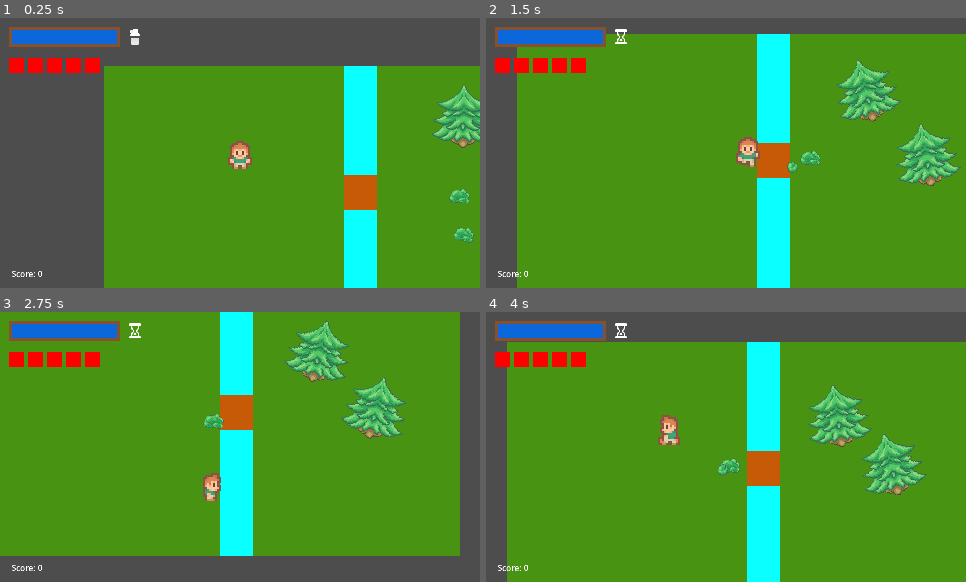
Above: before the commit, frames 1-4 (two rows, left to right).
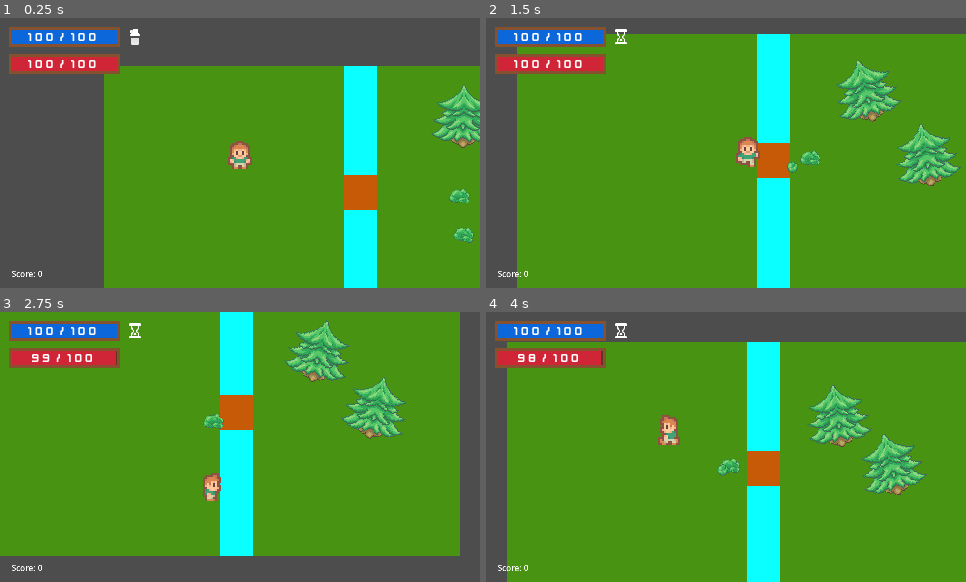
Above: after the commit, the same moments.

Repository: AndrewwAM/Project_KESS
Game: Godot game, scene res://levels/maps/patio.tscn
Same seed, same stepped clock (60 frames per second), same inputs: the game is played once before the commit and once after it.
Inputs (mouse positions are in pixels of both pictures, inside the frame that each line leads up to):
- Up to frame 1 (0.25 s): no input
- Up to frame 2 (1.5 s): move the mouse to (831, 139) at 0.52 s; hold D (player_move_right) 0.53-1.28 s; hold Right mouse button (shoot_alt) 0.53-1.28 s; move the mouse to (630, 166) at 1.27 s; hold S (player_move_down) from 1.28 s (still down); click (630, 166) at 1.35 s
- Up to frame 3 (2.75 s): move the mouse to (288, 387) at 2.02 s; release S (player_move_down) at 2.03 s; hold D (player_move_right) from 2.03 s (still down); hold Right mouse button (shoot_alt) from 2.03 s (still down)
- Up to frame 4 (4 s): move the mouse to (702, 501) at 2.77 s; release D (player_move_right) at 2.78 s; release Right mouse button (shoot_alt) at 2.78 s; hold W (player_move_up) 2.78-3.53 s; click (702, 501) at 2.85 s; move the mouse to (870, 487) at 3.52 s; hold A (player_move_left) from 3.53 s (still down); hold Right mouse button (shoot_alt) from 3.53 s (still down)

The runs differ from the first frame. In frame 1, 1.9% of the frame differs, in the area x 1-25%, y 5-21%; in frame 2, 1.9%; in frame 3, 1.9%; in frame 4, 1.9%.

Commit message:
barras de vida  y de agua

Diff:
--- a/entities/player/player.gd
+++ b/entities/player/player.gd
@@ -1,6 +1,6 @@
 extends CharacterBody2D
 
-@export var life: float = 100.0
+@export var max_health: float = 100.0
 @export var speed: float = 150.0
 @onready var camera: Camera2D = $Camera2D
 
@@ -18,6 +18,9 @@
 
 var last_direction: String = "down"
 var is_shooting: bool = false
+var current_health: float = max_health
+
+signal health_changed(current_health: float, max_health: float)
 
 func _process(_delta: float) -> void:
 	is_shooting = Input.is_action_pressed("shoot_main")
@@ -75,9 +78,11 @@
 		return "left"
 
 func take_damage(amount: float) -> void:
-	life -= amount
-	print("Player took damage, life now: ", life)
-	if life <= 0:
+	current_health -= amount
+
+	emit_signal("health_changed", current_health, max_health)
+
+	if current_health <= 0:
 		GameManager.trigger_game_over()
 		hide()
 		set_physics_process(false)
--- a/ui/hud.gd
+++ b/ui/hud.gd
@@ -3,16 +3,19 @@
 @export var cone_icon: Texture2D
 @export var laser_icon: Texture2D
 @export var changing_mode_icon: Texture2D
-
 @onready var mode_icon_rect: TextureRect = $WaterBar/ModeIcon
 
-# Cuántos corazones tiene el jugador como máximo
-const MAX_HEALTH = 5
+@onready var health_bar: ProgressBar = $HealthBar/ProgressBar
+@onready var health_label: Label = $HealthBar/HealthLabel
+
+@onready var water_bar: ProgressBar = $WaterBar/ProgressBar
+@onready var water_label: Label = $WaterBar/WaterLabel
 
 func _ready() -> void:
 	# Inicializar valores visuales con los valores actuales del GameManager
-	$WaterBar/ProgressBar.max_value = GameManager.water_max
-	$WaterBar/ProgressBar.value = GameManager.water_amount
+	water_bar.max_value = GameManager.water_max
+	water_bar.value = GameManager.water_amount
+	water_label.text = str(int(GameManager.water_amount)) + " / " + str(int(GameManager.water_max))
 	$Score.text = "Score: " + str(GameManager.score)
 
 	GameManager.score_changed.connect(_on_score_changed)
@@ -29,22 +32,23 @@
 
 	_on_mode_changed(chorro.current_mode, chorro.is_switching)
 
+	player.health_changed.connect(_on_health_changed)
+	_on_health_changed(player.current_health, player.max_health)
 
 # Se ejecuta cada vez que GameManager emite water_changed
 func _on_water_changed(new_amount: float) -> void:
-	$WaterBar/ProgressBar.value = new_amount
+	water_bar.value = new_amount
+	water_label.text = str(int(new_amount)) + " / " + str(int(GameManager.water_max))
 
 # Se ejecuta cada vez que GameManager emite score_changed
 func _on_score_changed(new_score: int) -> void:
 	$Score.text = "Score: " + str(new_score)
 
 # Se ejecuta cada vez que GameManager emite health_changed
-func _on_health_changed(new_health: int) -> void:
-	# Recorre los 5 corazones y muestra u oculta según la vida actual
-	for i in range(MAX_HEALTH):
-		# get_child(i) obtiene el hijo número i del HBoxContainer
-		var heart = $Health.get_child(i)
-		heart.visible = i < new_health
+func _on_health_changed(current_health: float, max_health: float) -> void:
+	health_bar.value = current_health
+	health_bar.max_value = max_health
+	health_label.text = str(int(current_health)) + " / " + str(int(max_health))
 
 func _on_mode_changed(new_mode: int, is_switching: bool) -> void:
 	if is_switching:
--- a/ui/hud.tscn
+++ b/ui/hud.tscn
@@ -4,9 +4,23 @@
 [ext_resource type="Texture2D" uid="uid://dqflle1ltr82p" path="res://entities/player/cone_icon.png" id="2_546lt"]
 [ext_resource type="Texture2D" uid="uid://b3yta1lsto00n" path="res://entities/player/laser_icon.png" id="3_7ihmi"]
 [ext_resource type="Texture2D" uid="uid://p3uikft7tbr5" path="res://entities/player/changing_mode_icon.png" id="4_7ihmi"]
+[ext_resource type="FontFile" uid="uid://5yutc0plivp" path="res://ui/fonts/Kenney Future Narrow.ttf" id="5_en2x2"]
+
+[sub_resource type="StyleBoxFlat" id="StyleBoxFlat_en2x2"]
+bg_color = Color(0.36, 0.2196, 0.12600002, 1)
 
 [sub_resource type="StyleBoxFlat" id="StyleBoxFlat_wh2we"]
 bg_color = Color(0.047058824, 0.40784314, 0.85490197, 1)
+
+[sub_resource type="LabelSettings" id="LabelSettings_q43x7"]
+font = ExtResource("5_en2x2")
+font_size = 13
+
+[sub_resource type="StyleBoxFlat" id="StyleBoxFlat_q43x7"]
+bg_color = Color(0.36078432, 0.21960784, 0.1254902, 1)
+
+[sub_resource type="StyleBoxFlat" id="StyleBoxFlat_1v5rv"]
+bg_color = Color(0.81, 0.14580001, 0.21221992, 1)
 
 [node name="Hud" type="Node2D" unique_id=360316666]
 script = ExtResource("1_0mwgc")
@@ -24,40 +38,9 @@
 mouse_filter = 2
 metadata/_edit_use_anchors_ = true
 
-[node name="background" type="ColorRect" parent="WaterBar" unique_id=1891489357]
+[node name="Background" type="ColorRect" parent="WaterBar" unique_id=1891489357]
 layout_mode = 0
 offset_right = 111.0
-offset_bottom = 20.0
-color = Color(0.17641911, 0.17641908, 0.17641908, 1)
-metadata/_edit_use_anchors_ = true
-
-[node name="ColorRect" type="ColorRect" parent="WaterBar" unique_id=1881814091]
-layout_mode = 0
-offset_right = 3.0
-offset_bottom = 20.0
-color = Color(0.52156866, 0.31764707, 0.18039216, 1)
-metadata/_edit_use_anchors_ = true
-
-[node name="ColorRect" type="ColorRect" parent="WaterBar/ColorRect" unique_id=635471442]
-layout_mode = 0
-offset_left = 108.0
-offset_right = 111.0
-offset_bottom = 20.0
-color = Color(0.51992935, 0.31875002, 0.1809732, 1)
-metadata/_edit_use_anchors_ = true
-
-[node name="ColorRect3" type="ColorRect" parent="WaterBar" unique_id=121213428]
-layout_mode = 0
-offset_left = 3.0
-offset_right = 108.0
-offset_bottom = 3.0
-color = Color(0.52156866, 0.31764707, 0.18039216, 1)
-metadata/_edit_use_anchors_ = true
-
-[node name="ColorRect3" type="ColorRect" parent="WaterBar/ColorRect3" unique_id=1404784257]
-layout_mode = 0
-offset_top = 17.0
-offset_right = 105.0
 offset_bottom = 20.0
 color = Color(0.52156866, 0.31764707, 0.18039216, 1)
 metadata/_edit_use_anchors_ = true
@@ -68,8 +51,9 @@
 offset_top = 3.0
 offset_right = 108.0
 offset_bottom = 17.0
+theme_override_styles/background = SubResource("StyleBoxFlat_en2x2")
 theme_override_styles/fill = SubResource("StyleBoxFlat_wh2we")
-value = 100.0
+value = 50.0
 show_percentage = false
 metadata/_edit_use_anchors_ = true
 
@@ -82,37 +66,55 @@
 expand_mode = 1
 stretch_mode = 4
 
-[node name="Health" type="HBoxContainer" parent="." unique_id=29275113]
+[node name="WaterLabel" type="Label" parent="WaterBar" unique_id=1569529135]
+layout_mode = 1
+anchors_preset = 15
+anchor_right = 1.0
+anchor_bottom = 1.0
+grow_horizontal = 2
+grow_vertical = 2
+text = "100/100"
+label_settings = SubResource("LabelSettings_q43x7")
+horizontal_alignment = 1
+vertical_alignment = 1
+
+[node name="HealthBar" type="Control" parent="." unique_id=1534351813]
+layout_mode = 3
+anchors_preset = 0
 offset_left = 9.0
-offset_top = 40.0
-offset_right = 100.0
-offset_bottom = 55.0
-mouse_filter = 2
+offset_top = 36.0
+offset_right = 120.0
+offset_bottom = 56.0
 
-[node name="ColorRect" type="ColorRect" parent="Health" unique_id=1915739787]
-custom_minimum_size = Vector2(15, 15)
-layout_mode = 2
-color = Color(1, 0, 0, 1)
+[node name="Background" type="ColorRect" parent="HealthBar" unique_id=916792409]
+layout_mode = 0
+offset_right = 111.0
+offset_bottom = 20.0
+color = Color(0.52156866, 0.31764707, 0.18039216, 1)
+metadata/_edit_use_anchors_ = true
 
-[node name="ColorRect2" type="ColorRect" parent="Health" unique_id=1581849853]
-custom_minimum_size = Vector2(15, 15)
-layout_mode = 2
-color = Color(1, 0, 0, 1)
+[node name="ProgressBar" type="ProgressBar" parent="HealthBar" unique_id=592551229]
+layout_mode = 1
+offset_left = 3.0
+offset_top = 3.0
+offset_right = 108.0
+offset_bottom = 17.0
+theme_override_styles/background = SubResource("StyleBoxFlat_q43x7")
+theme_override_styles/fill = SubResource("StyleBoxFlat_1v5rv")
+value = 100.0
+show_percentage = false
 
-[node name="ColorRect3" type="ColorRect" parent="Health" unique_id=1004020576]
-custom_minimum_size = Vector2(15, 15)
-layout_mode = 2
-color = Color(1, 0, 0, 1)
-
-[node name="ColorRect4" type="ColorRect" parent="Health" unique_id=439643124]
-custom_minimum_size = Vector2(15, 15)
-layout_mode = 2
-color = Color(1, 0, 0, 1)
-
-[node name="ColorRect5" type="ColorRect" parent="Health" unique_id=574923938]
-custom_minimum_size = Vector2(15, 15)
-layout_mode = 2
-color = Color(1, 0, 0, 1)
+[node name="HealthLabel" type="Label" parent="HealthBar" unique_id=2084206300]
+layout_mode = 1
+anchors_preset = 15
+anchor_right = 1.0
+anchor_bottom = 1.0
+grow_horizontal = 2
+grow_vertical = 2
+text = "100/100"
+label_settings = SubResource("LabelSettings_q43x7")
+horizontal_alignment = 1
+vertical_alignment = 1
 
 [node name="Score" type="Label" parent="." unique_id=916535230]
 offset_left = 12.0
